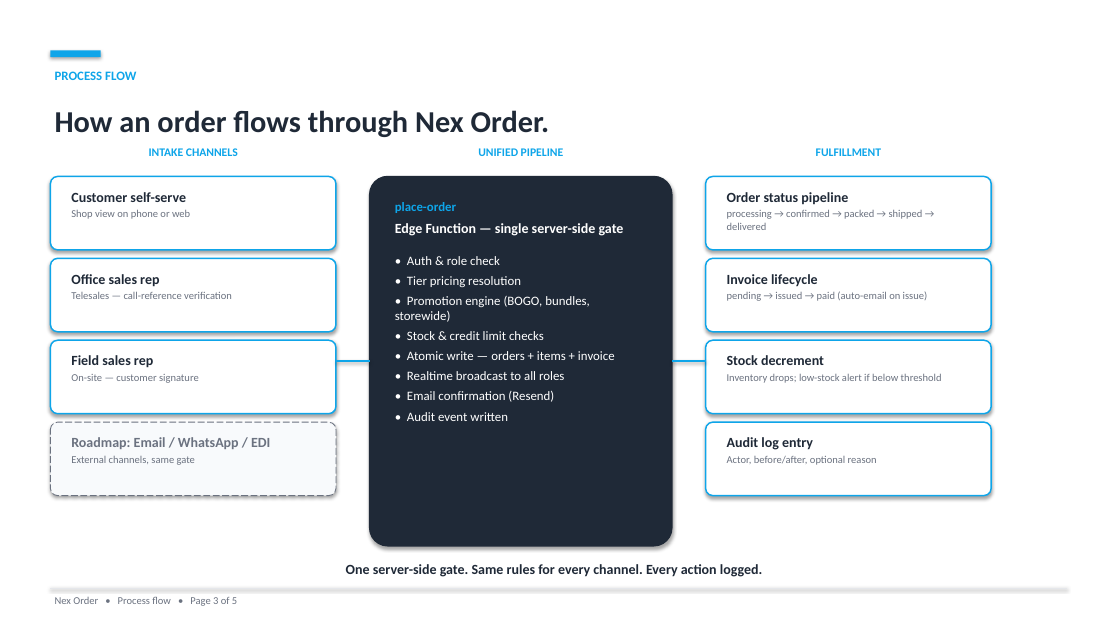
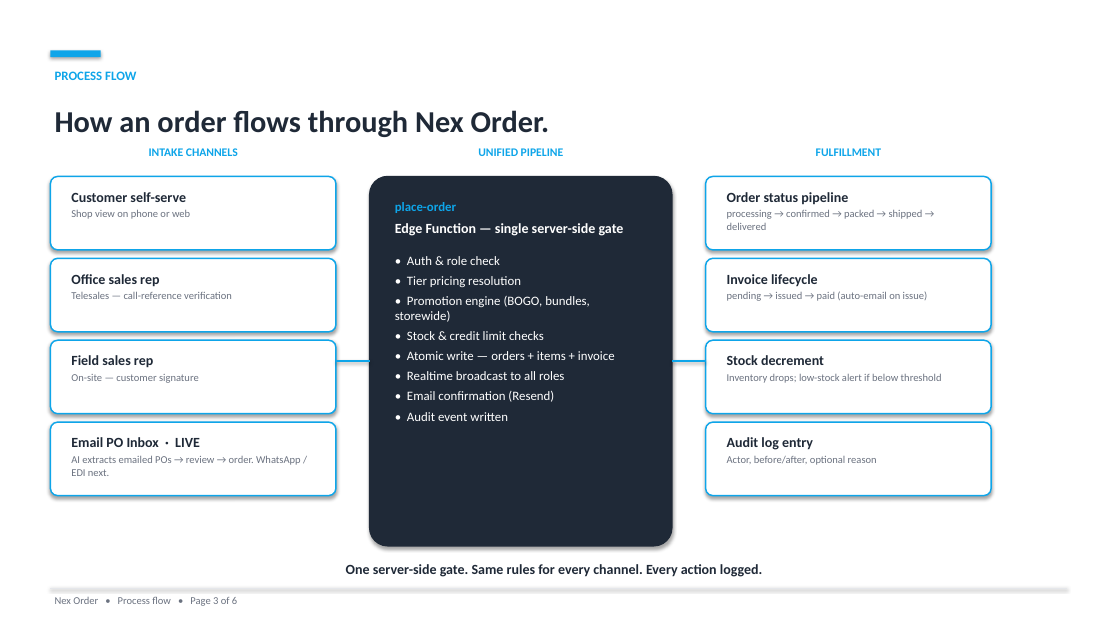
Before and after one commit to Dulshan657/NexOrder, a slide deck: slide 3 of presentation/NexOrder-Pitch.pptx. Drawn at 1120x630 pixels with LibreOffice and Linux fonts; fonts in the diff are those of the drawing. Boxes give left, top, right and bottom in pixels: in the first picture for what was removed or moved away, otherwise in the second. Text is boxed around its words. In the diff, an @@ line names an element or a change of style, - is before the commit and + after.

Commit message:
docs(presentation): add PO Inbox demo act to pitch deck and script

```diff
--- a/presentation/NexOrder-Pitch.pptx
+++ b/presentation/NexOrder-Pitch.pptx
@@ rounded rectangle at [50,423,336,497]: fill #F8FAFC to #FFFFFF; outline #6B7280 0.75 pt dashed to #0EA5E9 1.25 pt @@
@@ text at [71,437,301,476]: text changed; size 12 to 9 pt; bold off @@
-Roadmap: Email / WhatsApp / EDI
-External channels, same gate
+Email PO Inbox · LIVE
+AI extracts emailed POs → review → order. WhatsApp / EDI next.
```
Also in this commit, not shown: 4 other slides changed, 1 slide added, 2 other files.
